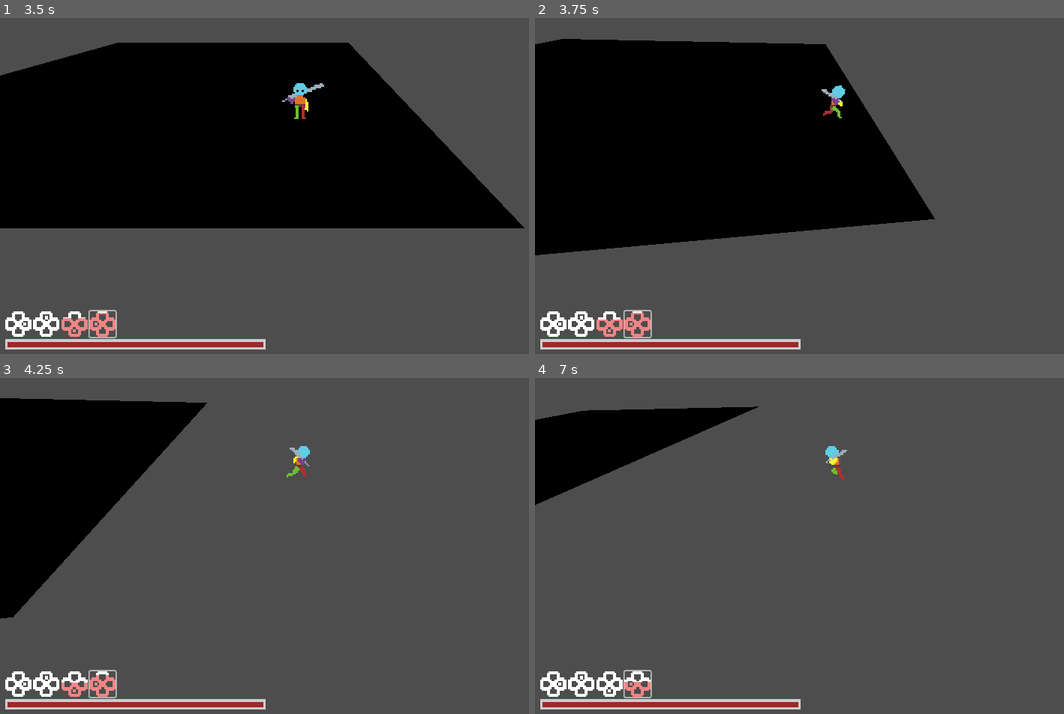
Above: before the commit, frames 1-4 (two rows, left to right).
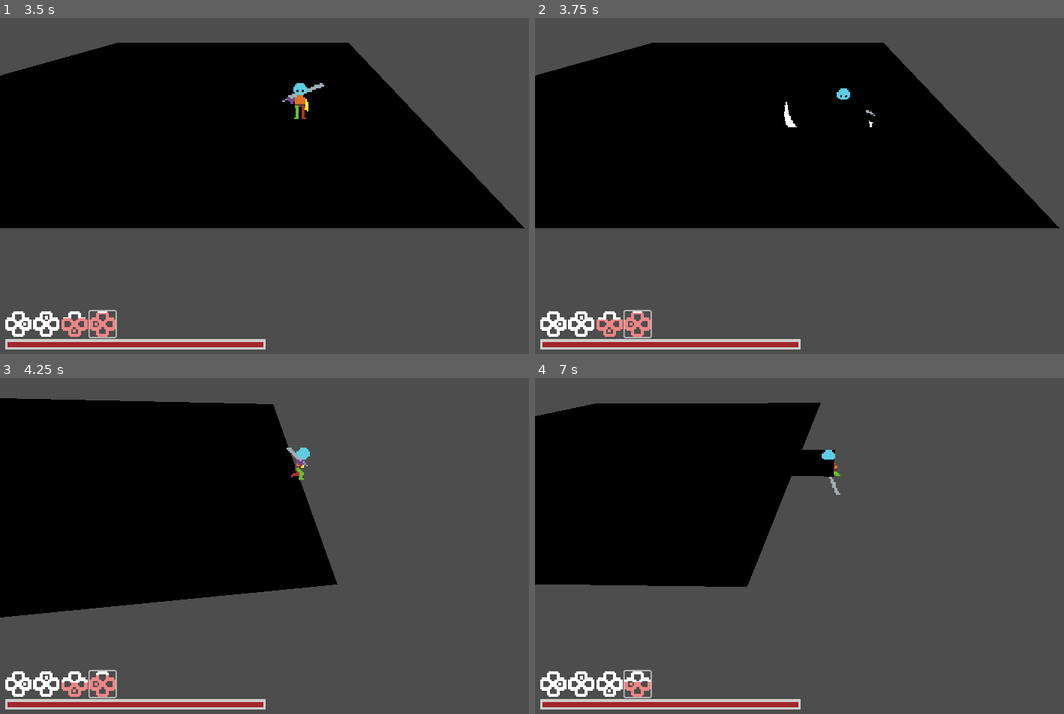
Above: after the commit, the same moments.

Repository: torbenvanassche/necro_ascension
Game: Godot game, scene res://scenes/test.tscn
The game is run twice, just before and just after one commit, with the same random seed, the same clock (stepped at 60 frames per second) and the same inputs.
Inputs (mouse positions are in pixels of both pictures, inside the frame that each line leads up to):
- Up to frame 1 (3.5 s): click (15, 323) at 0.5 s; click (47, 323) at 1.25 s; click (74, 323) at 2 s; click (100, 323) at 2.75 s
- Up to frame 2 (3.75 s): tap Enter at 3.5 s; move the mouse to (968, 169) at 3.52 s; press the mouse at (968, 169) at 3.53 s; hold D (right) from 3.53 s (still down)
- Up to frame 3 (4.25 s): keep holding D (right)
- Up to frame 4 (7 s): move the mouse to (714, 562) at 4.27 s; release D (right) at 4.28 s; release the mouse at (714, 562) at 4.28 s; hold S (back) 4.28-5.03 s; tap E (interact) at 4.35 s; click (714, 562) at 4.55 s; move the mouse to (894, 472) at 5.02 s; press the mouse at (894, 472) at 5.03 s; hold D (right) 5.03-5.78 s; move the mouse to (804, 613) at 5.77 s; release the mouse at (804, 613) at 5.78 s; hold W (forward) 5.78-6.53 s; click (804, 613) at 5.85 s; move the mouse to (1016, 596) at 6.52 s; hold A (left) from 6.53 s (still down); hold E (interact) from 6.53 s (still down); click (1016, 596) at 6.8 s

Frame 1 is identical in both runs. In frame 2, 13% of the frame differs, in the area x 0-100%, y 6-71%; in frame 3, 21%, in the area x 0-64%, y 6-72%; in frame 4, 20%.

Commit message:
fixed wrong input event

Diff:
--- a/scenes/combat_handler.gd
+++ b/scenes/combat_handler.gd
@@ -24,7 +24,6 @@
 			self.global_rotation_degrees = Vector3(0, 0, 0);
 		"down":
 			self.global_rotation_degrees = Vector3(0, 180, 0);
-	print(self.global_rotation_degrees)
 	attacking = true;
 
 func _on_attack(body: Node3D):
--- a/scripts/character_controller.gd
+++ b/scripts/character_controller.gd
@@ -65,7 +65,7 @@
 	animation_controller.animation_state = "%s_%s" % [player_state, heading];
 
 func _unhandled_input(event: InputEvent) -> void:
-	if event.is_action_pressed("attack") && not combat_system.attacking:
+	if event.is_action_pressed("primary_action") && not combat_system.attacking:
 		animation_controller.one_shot_ended.connect(func(): combat_system.attacking = false, CONNECT_ONE_SHOT);
 		combat_system.attack(heading);
 		play_one_shot("attack");
